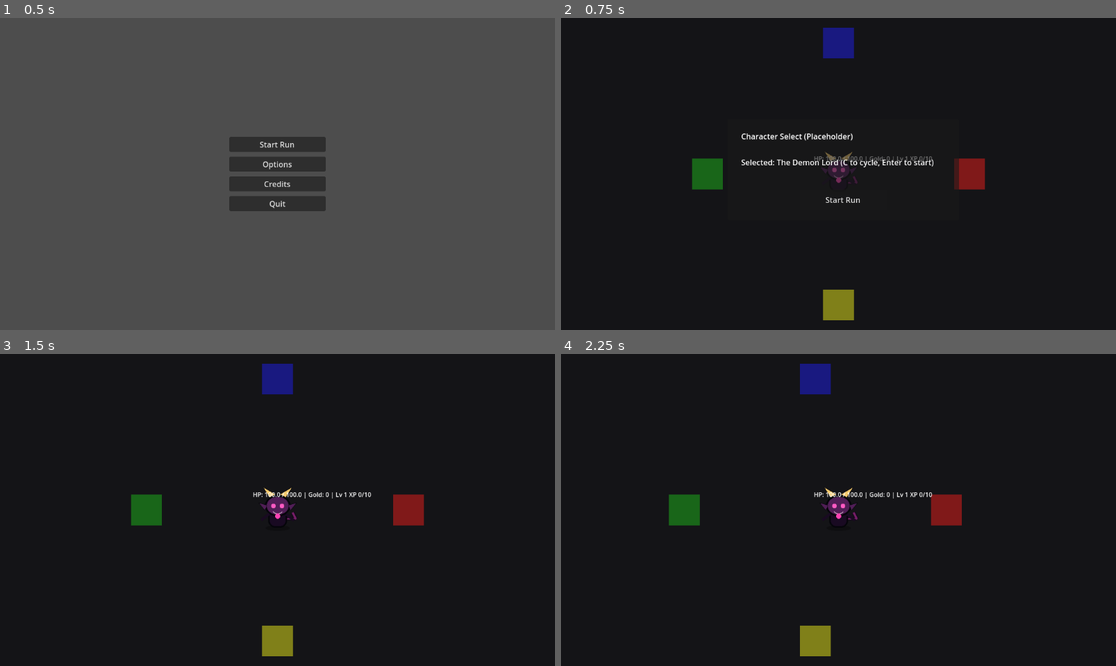
Above: before the commit, frames 1-4 (two rows, left to right).
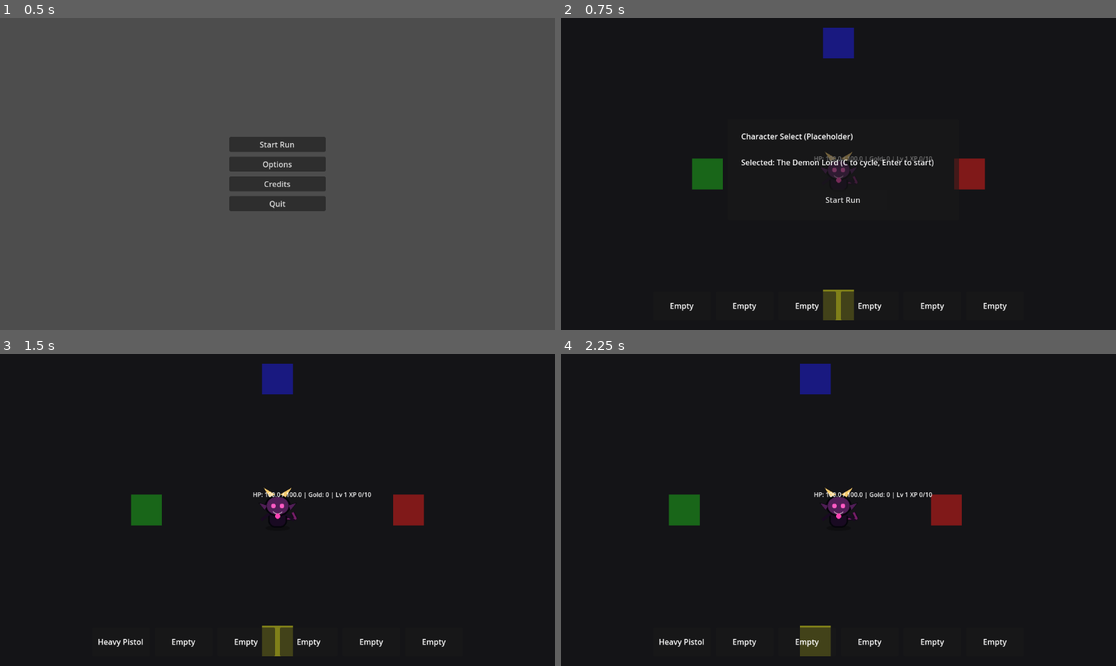
Above: after the commit, the same moments.

Repository: KevinRabbe/bullet-hell-roughe-lite
Game: Godot game, scene res://scenes/ui/MainMenu.tscn
The game is run twice, just before and just after one commit, with the same random seed, the same clock (stepped at 60 frames per second) and the same inputs.
Inputs:
- Up to frame 1 (0.5 s): no input
- Up to frame 2 (0.75 s): click "Start Run" at 0.5 s
- Up to frame 3 (1.5 s): click "Start Run" at 1.25 s
- Up to frame 4 (2.25 s): tap Enter at 2 s; hold D (move_right) from 2.03 s (still down); hold C (cycle_character) from 2.03 s (still down)

Frame 1 is identical in both runs. In frame 2, 0.8% of the frame differs, in the area x 19-81%, y 87-97%; in frame 3, 0.8%; in frame 4, 0.8%, in the area x 17-81%, y 87-97%.

Commit message:
Stage 8.3: Add Equipped Weapon HUD

Diff:
--- a/scenes/game/Main.tscn
+++ b/scenes/game/Main.tscn
@@ -9,6 +9,7 @@
 [ext_resource type="Script" path="res://scripts/items/reward_controller.gd" id="7"]
 [ext_resource type="Script" path="res://scripts/game/shop_controller.gd" id="8"]
 [ext_resource type="Script" path="res://scripts/game/boss_manager.gd" id="9"]
+[ext_resource type="Script" path="res://scripts/ui/equipped_weapon_hud.gd" id="10"]
 
 [node name="Main" type="Node2D"]
 script = ExtResource("2")
@@ -242,3 +243,33 @@
 offset_right = 330.0
 offset_bottom = 190.0
 text = "Start Run"
+
+[node name="EquippedWeaponHUD" type="CanvasLayer" parent="."]
+
+[node name="Control" type="Control" parent="EquippedWeaponHUD"]
+layout_mode = 3
+anchors_preset = 12
+anchor_top = 1.0
+anchor_right = 1.0
+anchor_bottom = 1.0
+offset_top = -100.0
+grow_horizontal = 2
+grow_vertical = 0
+script = ExtResource("10")
+weapon_loadout_path = NodePath("../../Player/WeaponLoadout")
+
+[node name="SlotsContainer" type="HBoxContainer" parent="EquippedWeaponHUD/Control"]
+layout_mode = 1
+anchors_preset = 7
+anchor_left = 0.5
+anchor_top = 1.0
+anchor_right = 0.5
+anchor_bottom = 1.0
+offset_left = -390.0
+offset_top = -80.0
+offset_right = 390.0
+offset_bottom = -20.0
+grow_horizontal = 2
+grow_vertical = 0
+theme_override_constants/separation = 10
+alignment = 1
--- /dev/null
+++ b/scripts/ui/equipped_weapon_hud.gd
@@ -0,0 +1,64 @@
+extends Control
+
+@export var weapon_loadout_path: NodePath
+var weapon_loadout: Node
+
+@onready var slots_container: HBoxContainer = $SlotsContainer
+var slot_labels: Array[Label] = []
+
+func _ready() -> void:
+	if weapon_loadout_path != NodePath():
+		weapon_loadout = get_node_or_null(weapon_loadout_path)
+
+	if weapon_loadout == null:
+		var player := get_tree().get_first_node_in_group("players")
+		if player != null:
+			weapon_loadout = player.get_node_or_null("WeaponLoadout")
+
+	if weapon_loadout != null and weapon_loadout.has_signal("loadout_changed"):
+		weapon_loadout.connect("loadout_changed", _on_loadout_changed)
+
+	_setup_slots()
+	# Defer initial update to ensure player is fully initialized
+	call_deferred("_update_hud")
+
+func _setup_slots() -> void:
+	for child in slots_container.get_children():
+		child.queue_free()
+
+	for i in range(6):
+		var panel := PanelContainer.new()
+		var label := Label.new()
+		label.text = "Empty"
+		label.horizontal_alignment = HORIZONTAL_ALIGNMENT_CENTER
+		label.vertical_alignment = VERTICAL_ALIGNMENT_CENTER
+		label.custom_minimum_size = Vector2(120, 60)
+		label.autowrap_mode = TextServer.AUTOWRAP_WORD_SMART
+		panel.add_child(label)
+		slots_container.add_child(panel)
+		slot_labels.append(label)
+
+func _on_loadout_changed() -> void:
+	_update_hud()
+
+func _update_hud() -> void:
+	if weapon_loadout == null or not weapon_loadout.has_method("get_equipped_weapon_ids"):
+		return
+
+	var equipped_ids: Array = weapon_loadout.call("get_equipped_weapon_ids")
+
+	for i in range(6):
+		if i < equipped_ids.size():
+			slot_labels[i].text = _get_display_name(str(equipped_ids[i]))
+		else:
+			slot_labels[i].text = "Empty"
+
+func _get_display_name(weapon_id: String) -> String:
+	var resource_path := "res://data/weapons/%s.tres" % weapon_id
+	if ResourceLoader.exists(resource_path):
+		var weapon_data := load(resource_path)
+		if weapon_data != null and "display_name" in weapon_data and weapon_data.display_name != "":
+			return weapon_data.display_name
+
+	var pretty_name := weapon_id.replace("_", " ").capitalize()
+	return pretty_name
